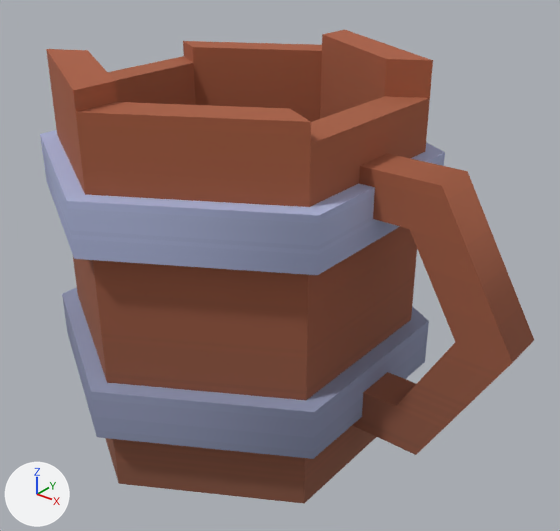
A saved change to the glTF model assets/props/food/mug.glb.
Camera for both pictures: a 50 mm camera at (0.35, -0.388, 0.371) aimed at (0.044, -0.005, 0.134). Lighting does not change. The marker at lower left points along +X, +Y and +Z. The picture after the commit comes second. Vertices at exactly the same position are counted once.

Objects in the first picture: 'mug'.
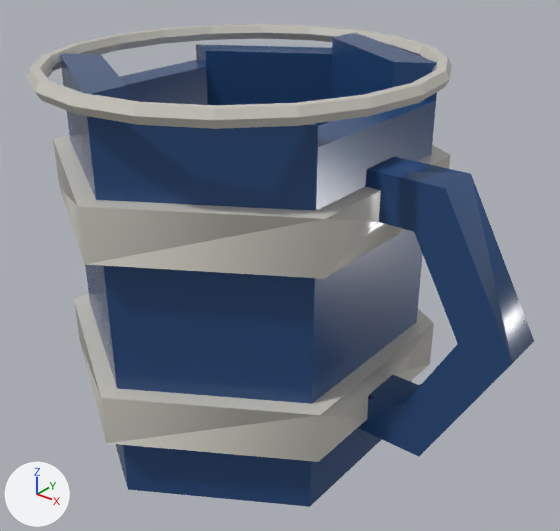
Where the change shows, as pixel boxes [x1, y1, x2, y2] in the pictures (560 x 531 px):
'mug', reshaped, moved, rescaled
    before: [40, 29, 534, 504]
    after: [26, 24, 534, 507]
part 1 of me_mug, added
    after: [26, 24, 452, 129]
part 2 of me_mug, reshaped
    before: [352, 342, 512, 455]
    after: [358, 344, 512, 456]
part 3 of me_mug, recoloured
    before: [46, 29, 534, 504]
    after: [60, 32, 534, 507]
part 4 of me_mug, recoloured
    before: [40, 130, 445, 459]
    after: [53, 135, 451, 462]

What the commit changed:
Material 'coffee' (mat_coffee) is new.
Its base color is (0.05, 0.022, 0.01) (brown #3f2919).
Its roughness is 0.1.
Material 'enamelBlue' (mat_enamelblue) is new.
Its base color is (0.02, 0.07, 0.2) (dark blue #274b7c).
Its roughness is 0.25.
Material 'porcelain' (mat_porcelain) is new.
Its base color is (0.62, 0.6, 0.54) (light grey #cecbc2).
Its roughness is 0.18.
me_mug is used by ob_mug; location (0.0, 0.0, 0.0).
me_mug had 116 vertices, 232 faces and spanned x -0.123..0.22, y -0.143..0.143, z 0.0..0.273.
me_mug now has 287 vertices, 556 faces and spans x -0.139..0.22, y -0.143..0.143, z 0.0..0.275.
me_mug part 1: a new loose piece of 120 vertices spanning x -0.139..0.139, y -0.139..0.139, z 0.264..0.275, in mat_porcelain (light grey #cecbc2).
Part 2, on me_mug:
11 faces are deleted.
19 vertices are added at x 0.123..0.153, y -0.016..0.016, z 0.063..0.073.
35 new faces join them, mat_enamelblue (dark blue #274b7c).
me_mug part 3: 137 faces spanning x -0.112..0.22, y -0.13..0.13, z 0.0..0.273 switch from mat_colormap to mat_enamelblue (dark blue #274b7c).
me_mug part 4: 84 faces spanning x -0.123..0.123, y -0.143..0.143, z 0.048..0.213 switch from mat_colormap to mat_porcelain (light grey #cecbc2).
Other edits to the shape of me_mug do not show in these pictures.
me_mug gains material mat_coffee (brown #3f2919).
Object 'mug' (ob_mug) moves from (0.0, 0.0, 0.0) to (0.0095, 0.0, 0.0).
Object 'mug' (ob_mug) is rescaled from (1.0, 1.0, 1.0) to (0.957, 1.0, 0.996).
